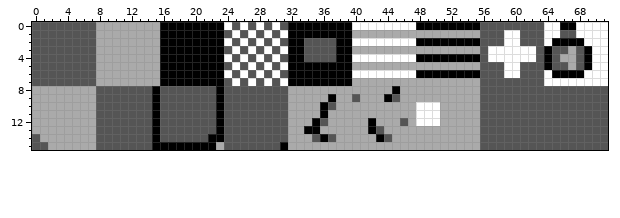
Pixel-art file: assets/maps/tileset.aseprite. Above: the version before the commit.
72x16 pixels, 1 frame.
New version:
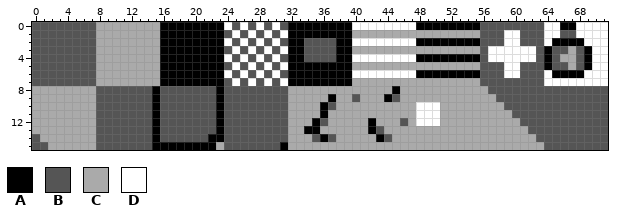
Palette (. is transparent): A #000000  B #555555  C #aaaaaa  D #ffffff
Diff:
{"y":8,"x":56,"old":"B","new":"C"}
{"y":9,"x":56,"old":"BB","new":"CC"}
{"y":10,"x":56,"old":"BBB","new":"CCC"}
{"y":11,"x":56,"old":"BBBB","new":"CCCC"}
{"y":12,"x":56,"old":"BBBBB","new":"CCCCC"}
{"y":13,"x":56,"old":"BBBBBB","new":"CCCCCC"}
{"y":14,"x":56,"old":"BBBBBBB","new":"CCCCCCC"}
{"y":15,"x":56,"old":"BBBBBBBB","new":"CCCCCCCC"}
{"label":"changed","picture_box":[480,86,544,150]}
